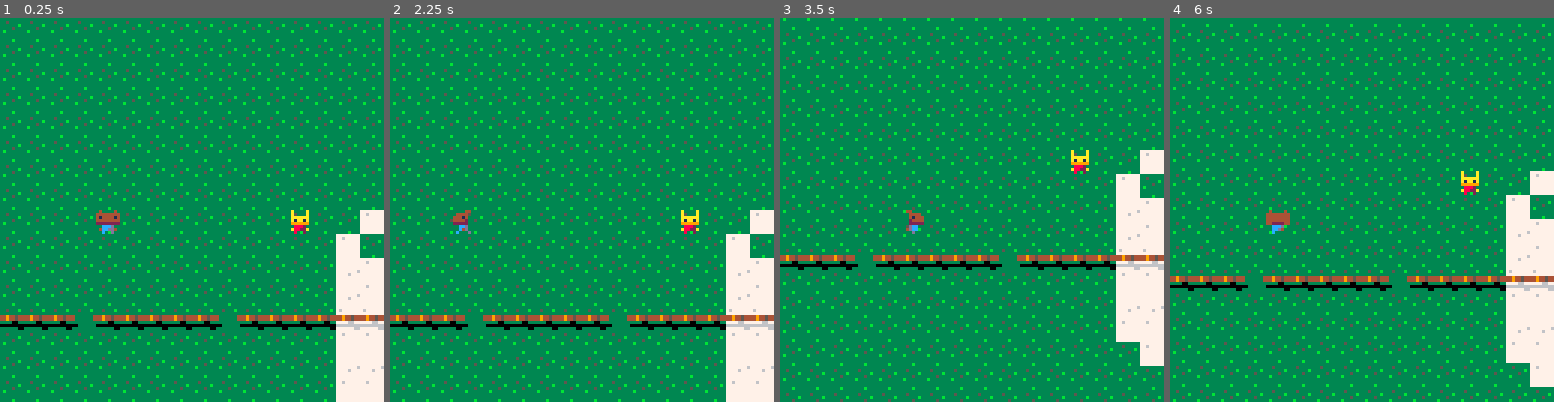
Above: before the commit, frames 1-4 (left to right).
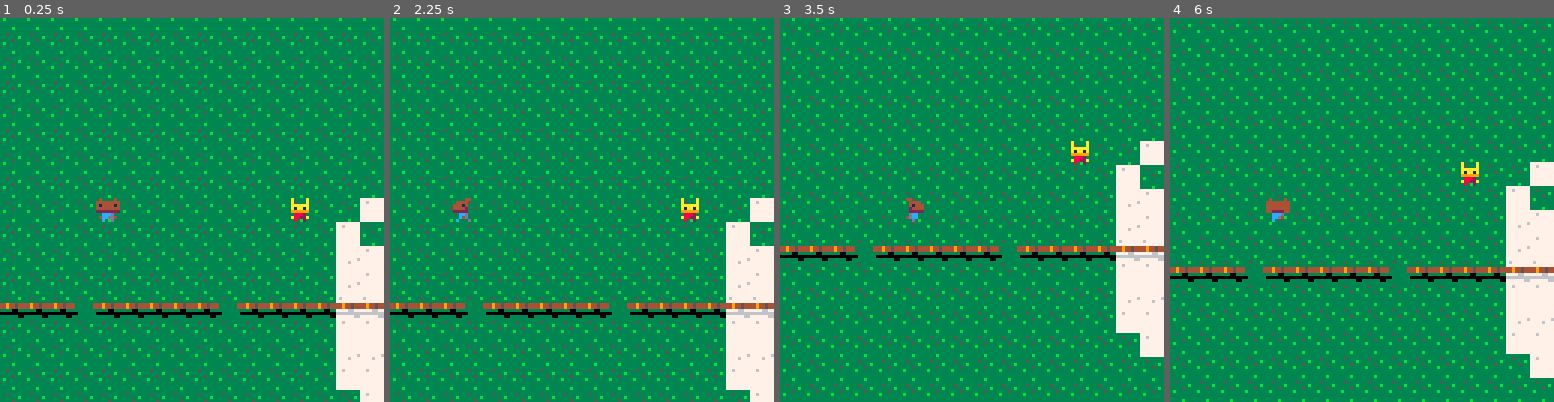
Above: after the commit, the same moments.

Repository: ElectricToy/pico-8
Game: PICO-8 cartridge snow.p8
Two runs of this game, one before a commit and one after it. Both use one fixed random seed, a clock stepped at 60 frames per second and the inputs below.
Inputs:
- Up to frame 1 (0.25 s): no input
- Up to frame 2 (2.25 s): hold Left from 1.97 s (still down)
- Up to frame 3 (3.5 s): release Left at 2.37 s; hold Down 2.42-2.82 s; hold Right from 2.87 s (still down)
- Up to frame 4 (6 s): release Right at 3.53 s; hold Up 3.58-4.08 s; hold Right 4.13-4.53 s; hold Down 4.58-5.08 s; hold Left 5.13-5.8 s; hold Up from 5.85 s (still down)

The runs differ from the first frame. In frame 1, 18% of the frame differs, in the area x 0-100%, y 0-100%; in frame 2, 18%; in frame 3, 19%; in frame 4, 20%.

Commit message:
Camera all nice.

Diff:
--- a/snow.p8
+++ b/snow.p8
@@ -115,8 +115,25 @@
 	self.acc.y = 0
 end
 
-function body:draw( translation )
-	local pos = self.pos + translation
+function body:updateworldcollision()
+
+	-- check collision with the boundaries of the world.
+
+	self.pos.x = clamp( self.pos.x, 0, WORLD_SIZE.x - self.radius * 2 )
+	self.pos.y = clamp( self.pos.y, 0, WORLD_SIZE.y - self.radius * 2 )
+
+	-- check collision with the 4 corners.
+
+	-- local mapSprite = mget( self.pos.x, self.pos.y )
+	-- if fget( mapSprite, 0 ) then
+	-- 	-- colliding. extract.
+
+	-- 	local mapPos = self:mapPos()
+	-- end
+end
+
+function body:draw()
+	local pos = self.pos
 
 	local sprite = self:currentSprite()
 
@@ -209,8 +226,8 @@
 
 -- world state
 
-WORLD_SIZE = vector:new( 40 * 8, 136 )
-camera = vector:new( 0, 0 )
+WORLD_SIZE = vector:new( 48 * 8, 25 * 8 )
+theCamera = vector:new( 0, 0 )
 bodies = {}
 
 function eachbody( apply )
@@ -325,6 +342,14 @@
 end
 
 function updatecollisions()
+
+	-- body-to-world collision
+	eachbody( function( body )
+		body:updateworldcollision()
+	end )
+
+	-- body-to-body collision
+
 	for i = 1, #bodies - 1 do
 		for j = i + 1, #bodies do
 			collidebodies( bodies[ i ], bodies[ j ])
@@ -356,23 +381,24 @@
 		end
 	end
 
-	-- update camera
-
-	camera = bodies[ 1 ].pos
+	-- update theCamera
+
+	theCamera = bodies[ 1 ].pos
 end
 
 function _draw()
 	cls()
 
-	local viewTranslation = camera - vector:new( 64, 64 )
-	viewTranslation.x = clamp( viewTranslation.x, 0, WORLD_SIZE.x - 64 )
-	viewTranslation.y = clamp( viewTranslation.y, 0, WORLD_SIZE.y - 64 )
-	viewTranslation = -viewTranslation
-
-	map( 0, 0, viewTranslation.x, viewTranslation.y, 96, 64 )
+	local viewTranslation = theCamera - vector:new( 60, 60 )
+	viewTranslation.x = clamp( viewTranslation.x, 0, WORLD_SIZE.x - 128 )
+	viewTranslation.y = clamp( viewTranslation.y, 0, WORLD_SIZE.y - 128 )
+
+	camera( viewTranslation.x, viewTranslation.y )
+
+	map( 0, 0, 0, 0, 96, 64 )
 
 	eachbody( function( body )
-		body:draw( viewTranslation )
+		body:draw()
 	end )
 end
 
@@ -507,13 +533,13 @@
 00000000000000000000000000000000000000000000000000000000000000000000000000000000000000000000000000000000000000000000000000000000
 
 __gff__
-0000000000000000000000000000000000000000000000000000000000000000000000000000000000000000000000000000000000000000000000000000000000000000000000000000000000000000000000000000000000000000000000000000000000000000000000000000000000000000000000000000000000000000
+0000000000000000000000000000000000010100000000000000000000000000000101000000000000000000000000000000010000000000000000000000000000000000000000000000000000000000000000000000000000000000000000000000000000000000000000000000000000000000000000000000000000000000
 0000000000000000000000000000000000000000000000000000000000000000000000000000000000000000000000000000000000000000000000000000000000000000000000000000000000000000000000000000000000000000000000000000000000000000000000000000000000000000000000000000000000000000
 __map__
 0101010101010101010101010101010111010101010101010101010101010101110101010101010101010101010101010000000000000000000000000000000000000000000000000000000000000000000000000000000000000000000000000000000000000000000000000000000000000000000000000000000000000000
 0101010101010101010101010101010111010101010101010101010101010101110101010101010101010101010101010000000000000000000000000000000000000000000000000000000000000000000000000000000000000000000000000000000000000000000000000000000000000000000000000000000000000000
 0101010101010101010101010101010111010101010101010101010101010101110101010101010101010101010101010000000000000000000000000000000000000000000000000000000000000000000000000000000000000000000000000000000000000000000000000000000000000000000000000000000000000000
-0101010101010101010101010101010121010101010101010101010101010101210101010101010101010101010101010000000000000000000000000000000000000000000000000000000000000000000000000000000000000000000000000000000000000000000000000000000000000000000000000000000000000000
+0101010101010101010101010101010110010101010101010101010101010101100101010101010101010101010101010000000000000000000000000000000000000000000000000000000000000000000000000000000000000000000000000000000000000000000000000000000000000000000000000000000000000000
 0101010101010101010101010101010111010101010101010101010101010101110101010101010101010101010101010000000000000000000000000000000000000000000000000000000000000000000000000000000000000000000000000000000000000000000000000000000000000000000000000000000000000000
 0101010101010101010101010101010111010101010101010101010101010101110101010101010101010101010101010000000000000000000000000000000000000000000000000000000000000000000000000000000000000000000000000000000000000000000000000000000000000000000000000000000000000000
 0101010101010101010101010101010111010101010101020203040302020101110101010101010101010101010101010000000000000000000000000000000000000000000000000000000000000000000000000000000000000000000000000000000000000000000000000000000000000000000000000000000000000000
@@ -532,7 +558,7 @@
 0101010101010101010101010101010111010103020302030202030302020101010101010101010101010101010101010000000000000000000000000000000000000000000000000000000000000000000000000000000000000000000000000000000000000000000000000000000000000000000000000000000000000000
 0101010101010101010101010101010111010101010101010101010102010101010101010101010101010101010101010000000000000000000000000000000000000000000000000000000000000000000000000000000000000000000000000000000000000000000000000000000000000000000000000000000000000000
 0101010101010101010101010101010111010101010101010101010101010101010101010101010101010101010101010000000000000000000000000000000000000000000000000000000000000000000000000000000000000000000000000000000000000000000000000000000000000000000000000000000000000000
-0101010101010101010101010101010121010101010101010101010101010101010101010101010101010101010101010000000000000000000000000000000000000000000000000000000000000000000000000000000000000000000000000000000000000000000000000000000000000000000000000000000000000000
+0101010101010101010101010101010110010101010101010101010101010101010101010101010101010101010101010000000000000000000000000000000000000000000000000000000000000000000000000000000000000000000000000000000000000000000000000000000000000000000000000000000000000000
 0101010101010101010101010101010111010101010101010101010101010101010101010101010101010101010101010000000000000000000000000000000000000000000000000000000000000000000000000000000000000000000000000000000000000000000000000000000000000000000000000000000000000000
 0101010101010101010101010101010111010101010101010101010101010101010101010101010101010101010101010000000000000000000000000000000000000000000000000000000000000000000000000000000000000000000000000000000000000000000000000000000000000000000000000000000000000000
 0000000000000000000000000000000000000000000000000000000000000000000000000000000000000000000000000000000000000000000000000000000000000000000000000000000000000000000000000000000000000000000000000000000000000000000000000000000000000000000000000000000000000000
